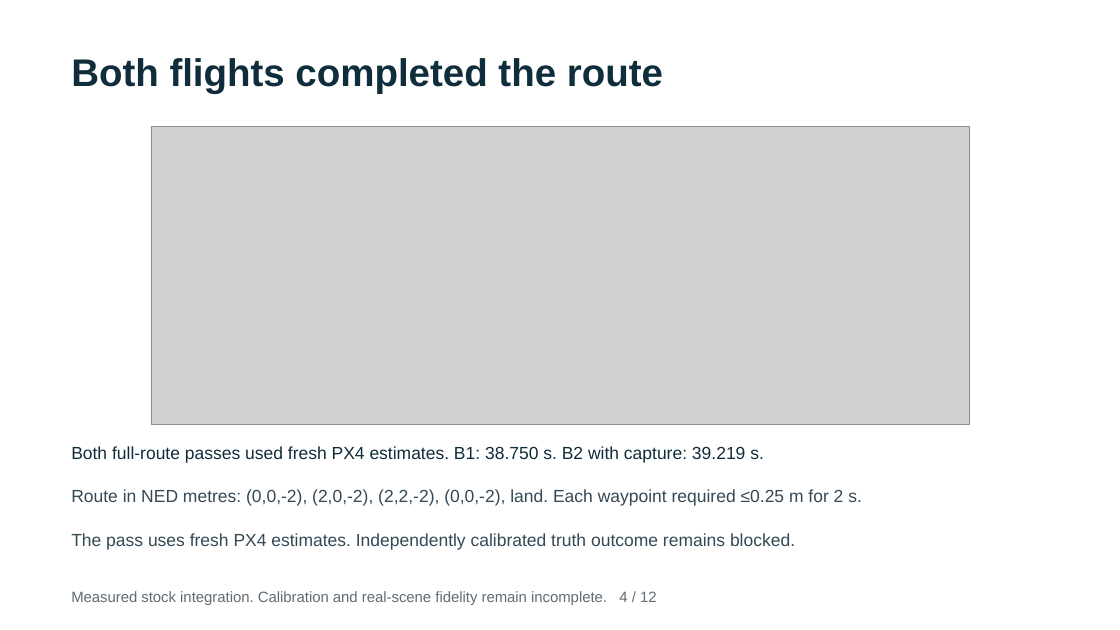
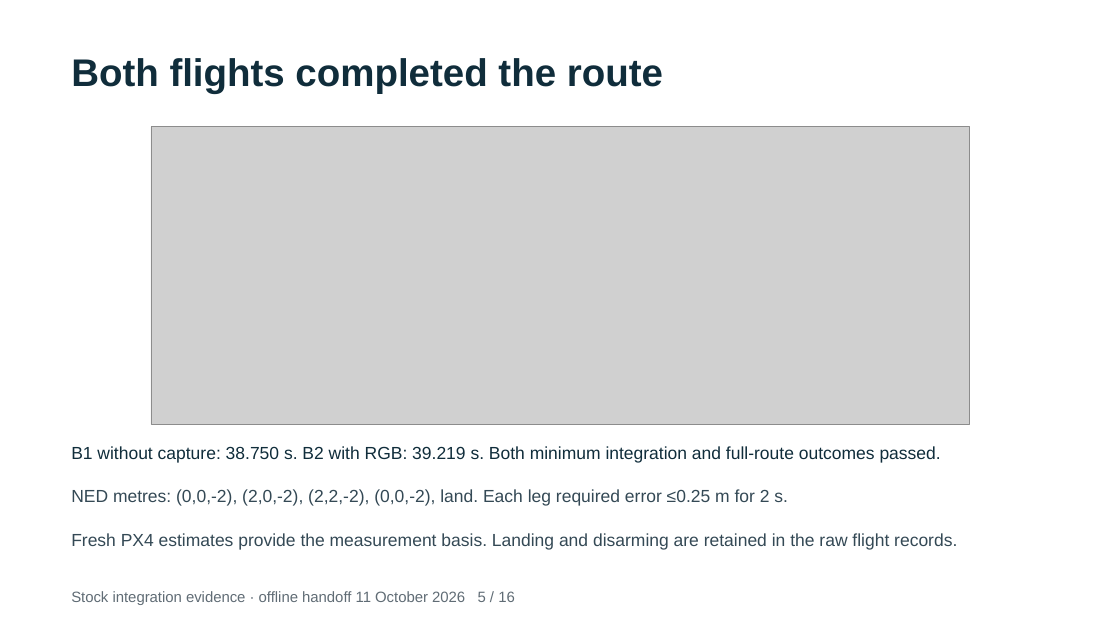
Before and after one commit to WorldExplored/R4R-Sims, a slide deck: slide 5 of results/rflysim/eval-20261010T215531Z/rflysim-evaluation.pptx (slide 4 before the commit). Drawn at 1120x630 pixels with LibreOffice and Linux fonts; fonts in the diff are those of the drawing; grey boxes stand for pictures. Boxes give left, top, right and bottom in pixels: in the first picture for what was removed or moved away, otherwise in the second. Text is boxed around its words. In the diff, an @@ line names an element or a change of style, - is before the commit and + after.

Commit message:
Complete RflySim component handoff and playable evidence

```diff
--- a/results/rflysim/eval-20261010T215531Z/rflysim-evaluation.pptx
+++ b/results/rflysim/eval-20261010T215531Z/rflysim-evaluation.pptx
@@ text at [71,446,941,463]: text changed @@
-Both full-route passes used fresh PX4 estimates. B1: 38.750 s. B2 with capture: 39.219 s.
+B1 without capture: 38.750 s. B2 with RGB: 39.219 s. Both minimum integration and full-route outcomes passed.
@@ text at [71,489,788,506]: text changed @@
-Route in NED metres: (0,0,-2), (2,0,-2), (2,2,-2), (0,0,-2), land. Each waypoint required ≤0.25 m for 2 s.
+NED metres: (0,0,-2), (2,0,-2), (2,2,-2), (0,0,-2), land. Each leg required error ≤0.25 m for 2 s.
@@ text at [71,533,957,550]: text changed @@
-The pass uses fresh PX4 estimates. Independently calibrated truth outcome remains blocked.
+Fresh PX4 estimates provide the measurement basis. Landing and disarming are retained in the raw flight records.
@@ text at [71,591,515,605]: text changed @@
-Measured stock integration. Calibration and real-scene fidelity remain incomplete. 4 / 12
+Stock integration evidence · offline handoff 11 October 2026 5 / 16
```
Also in this commit, not shown: 7 other slides changed, 8 slides added, 4 slides removed, 48 other files.
